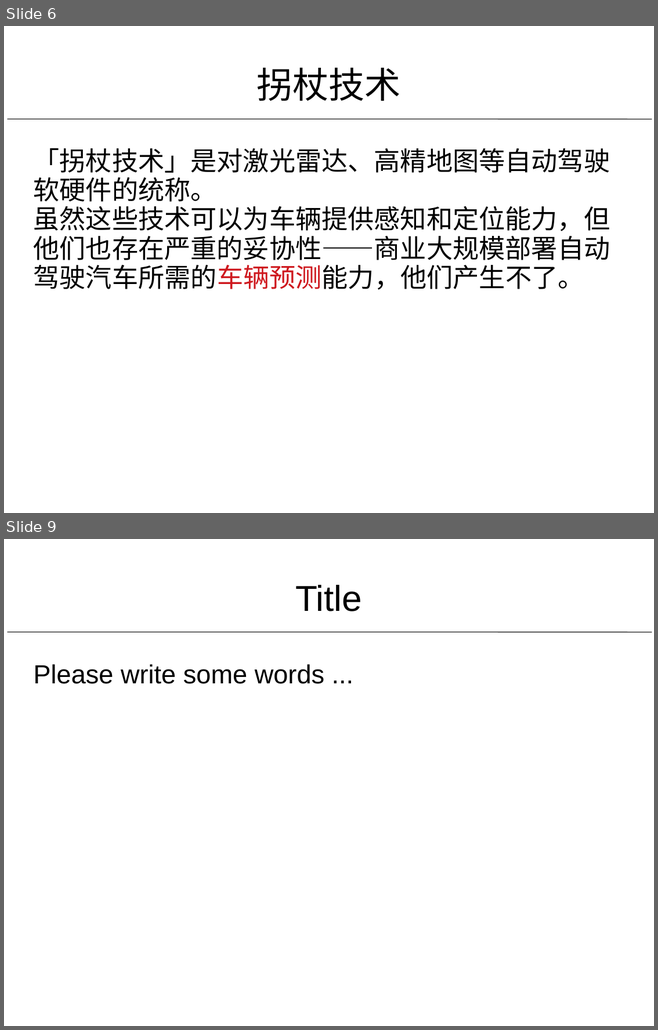
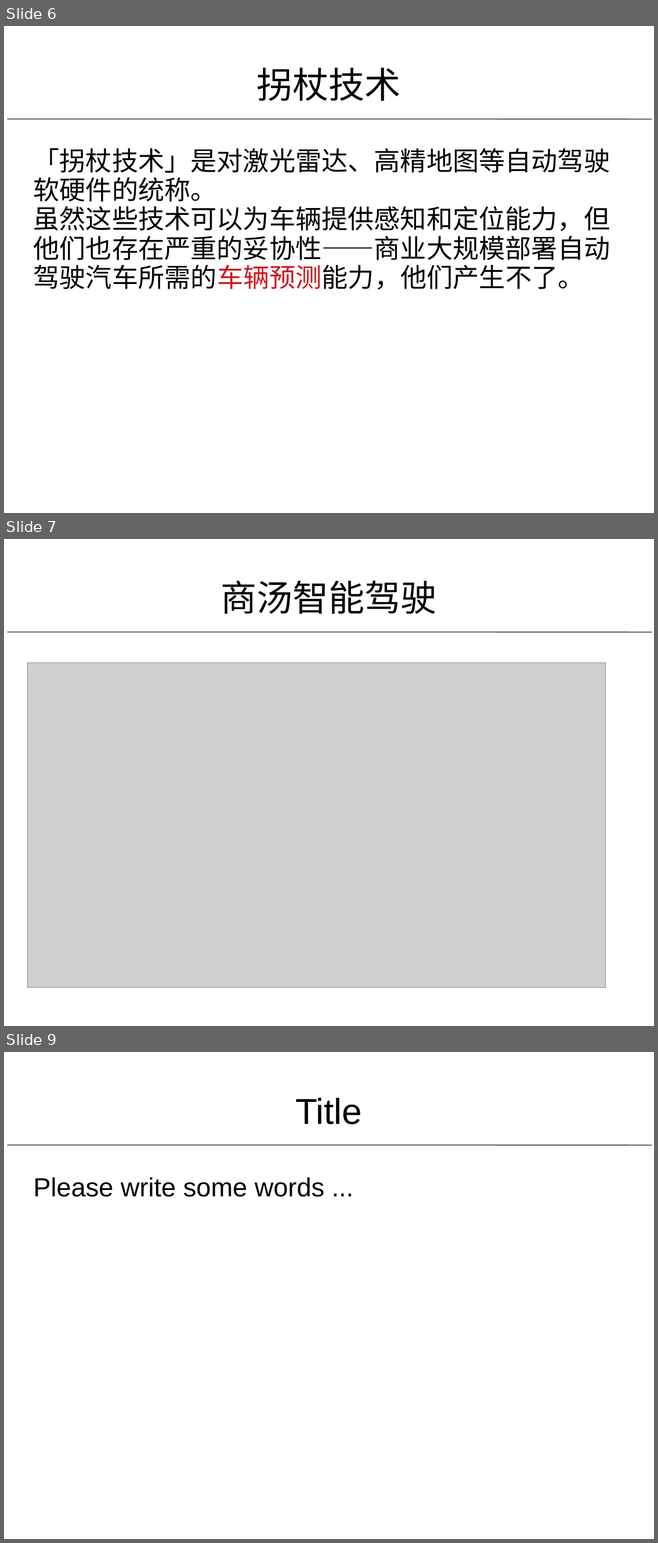
Before and after one commit to delldu/Study, a slide deck: document/Auto Pilot.ppt. Shown one above the other, each under a label of ours: slides 6 and 9 before the commit, slides 6, 7 and 9 after it; the slides between them are not shown. The pictures are 658x1030 and 658x1543 pixels, drawn with LibreOffice and Linux fonts; fonts in the diff are those of the drawing; grey boxes stand for pictures. Boxes give left, top, right and bottom in pixels: in the first picture for what was removed or moved away, otherwise in the second. Text is boxed around its words. In the diff, an @@ line names an element or a change of style, - is before the commit and + after.

```diff
--- a/document/Auto Pilot.ppt
+++ b/document/Auto Pilot.ppt
@@ slide 7 added at (x1=4, y1=539, x2=654, y2=1026), background #FFFFFF @@
@@ text added at (x1=220, y1=580, x2=436, y2=614), 44 pt, text #000000 @@
+商汤智能驾驶
@@ line added from (7, 632) to (651, 632), #000000 0.74 pt @@
@@ picture added at (x1=28, y1=663, x2=605, y2=987) @@
```
Also in this commit, not shown: 1 slide changed, 1 other slide added, 2 slides removed, 4 other files.
